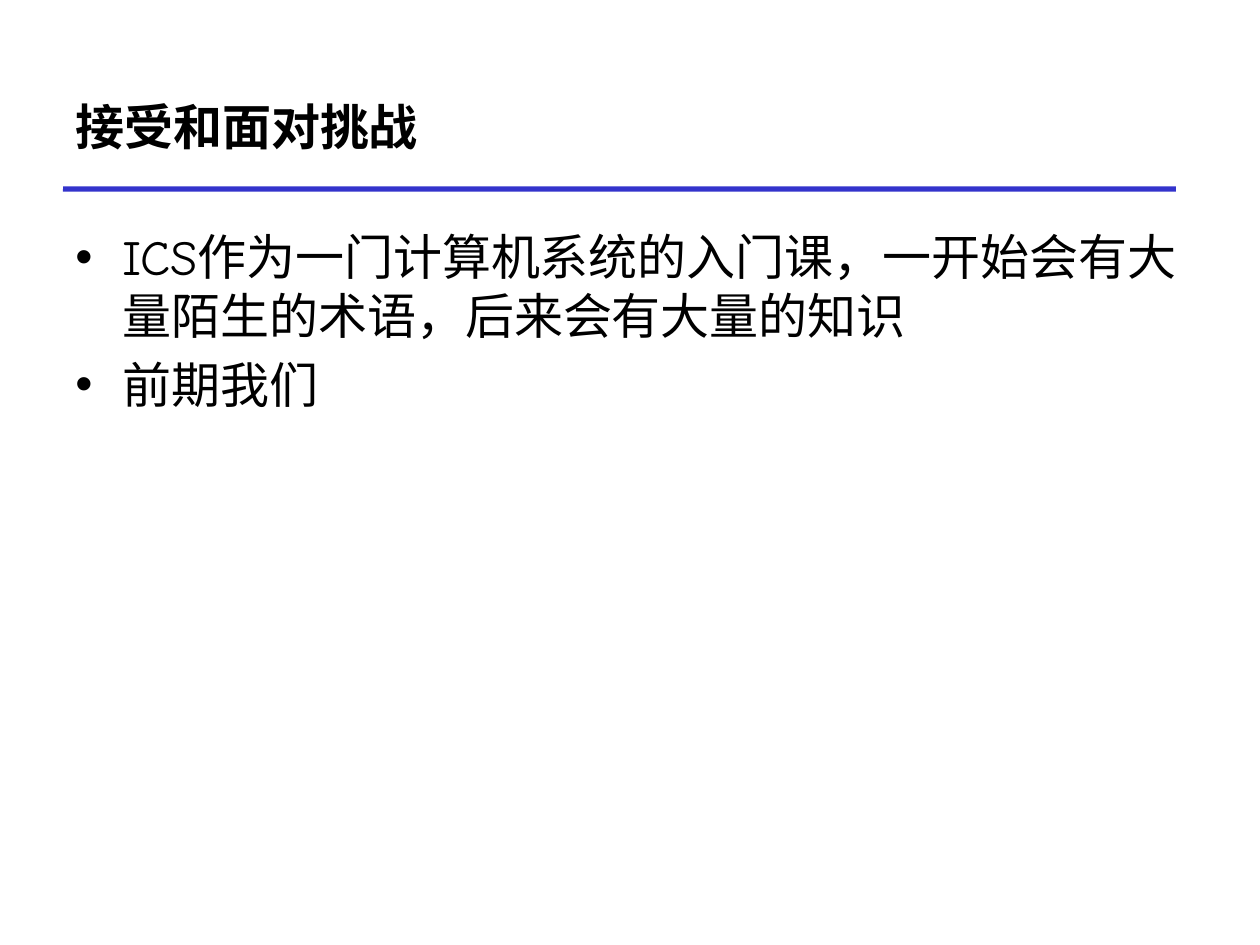
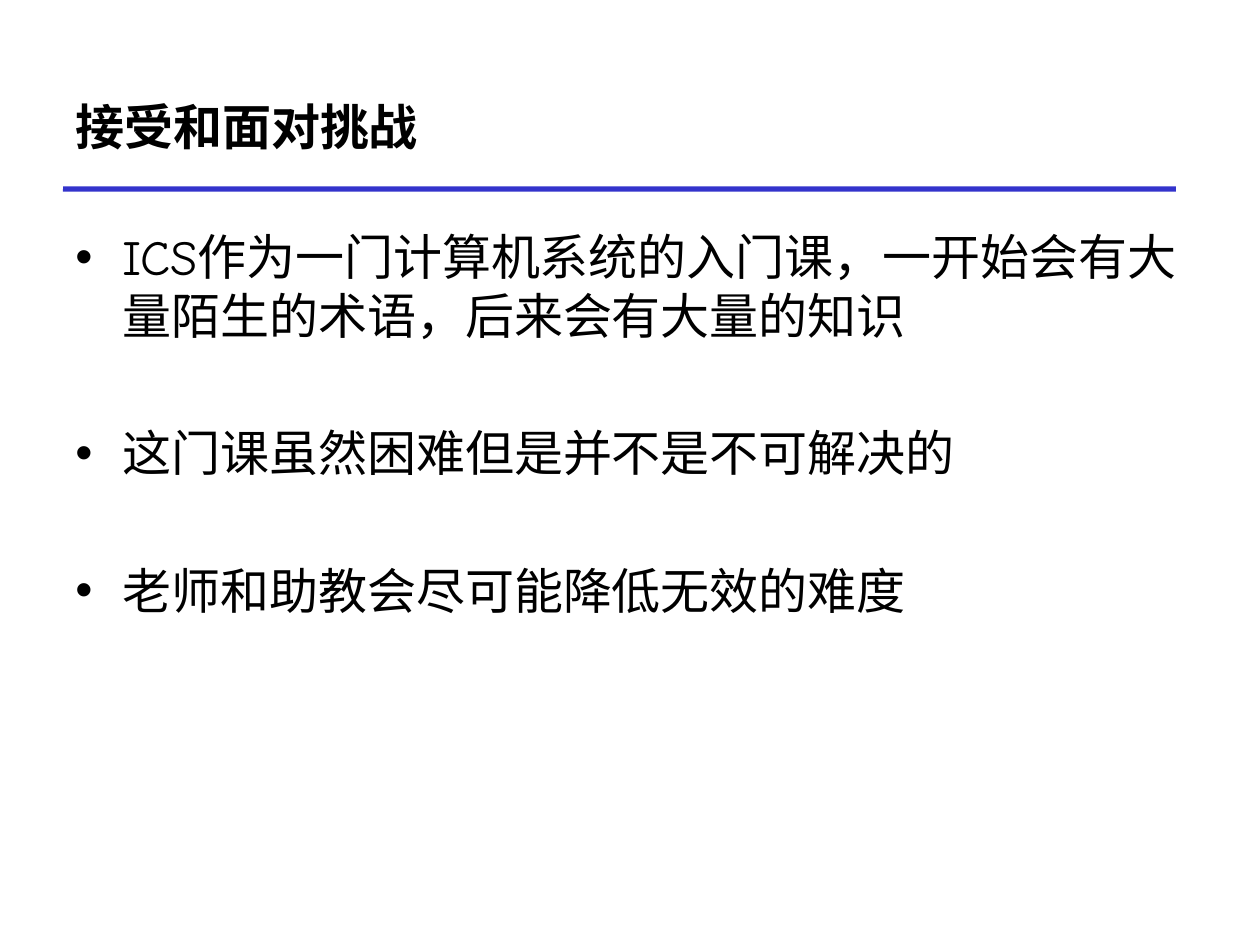
Before and after one commit to RUCICS/ICS1-2024-Preparation, a slide deck: slide 4 of proposal-prelab.pptx. Drawn at 1260x945 pixels with LibreOffice and Linux fonts; fonts in the diff are those of the drawing. Boxes give left, top, right and bottom in pixels: in the first picture for what was removed or moved away, otherwise in the second. Text is boxed around its words. In the diff, an @@ line names an element or a change of style, - is before the commit and + after.

```diff
--- a/proposal-prelab.pptx
+++ b/proposal-prelab.pptx
@@ text at [123,429,955,613]: text changed @@
-• 前期我们
+• 这门课虽然困难但是并不是不可解决的
+• 老师和助教会尽可能降低无效的难度
```
Also in this commit, not shown: 2 other slides changed.
